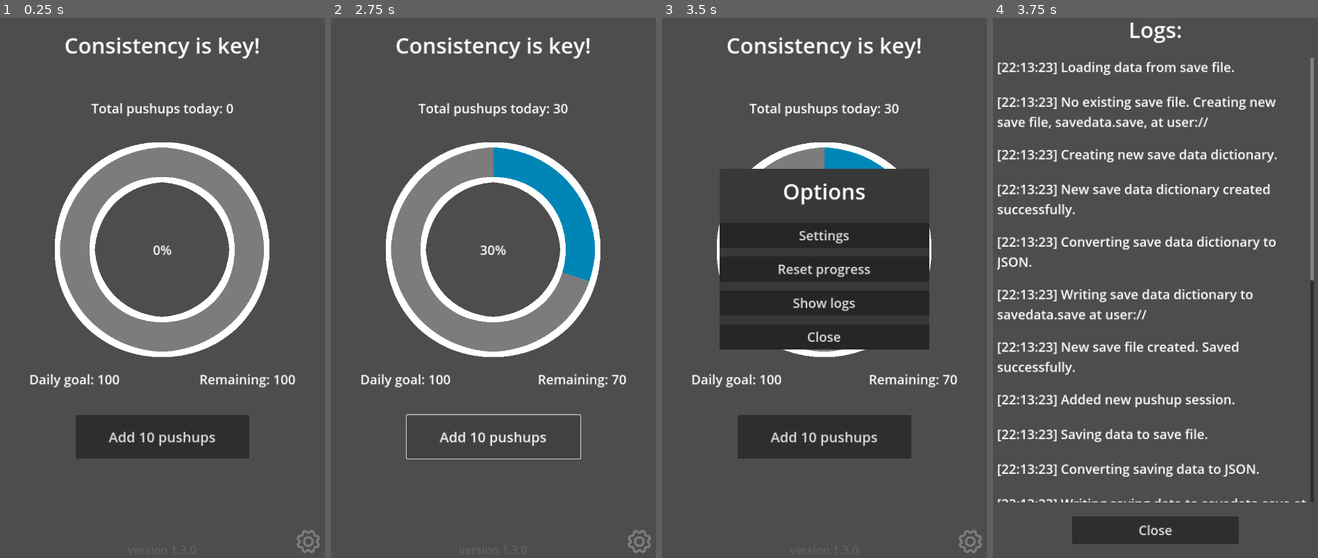
Above: before the commit, frames 1-4 (left to right).
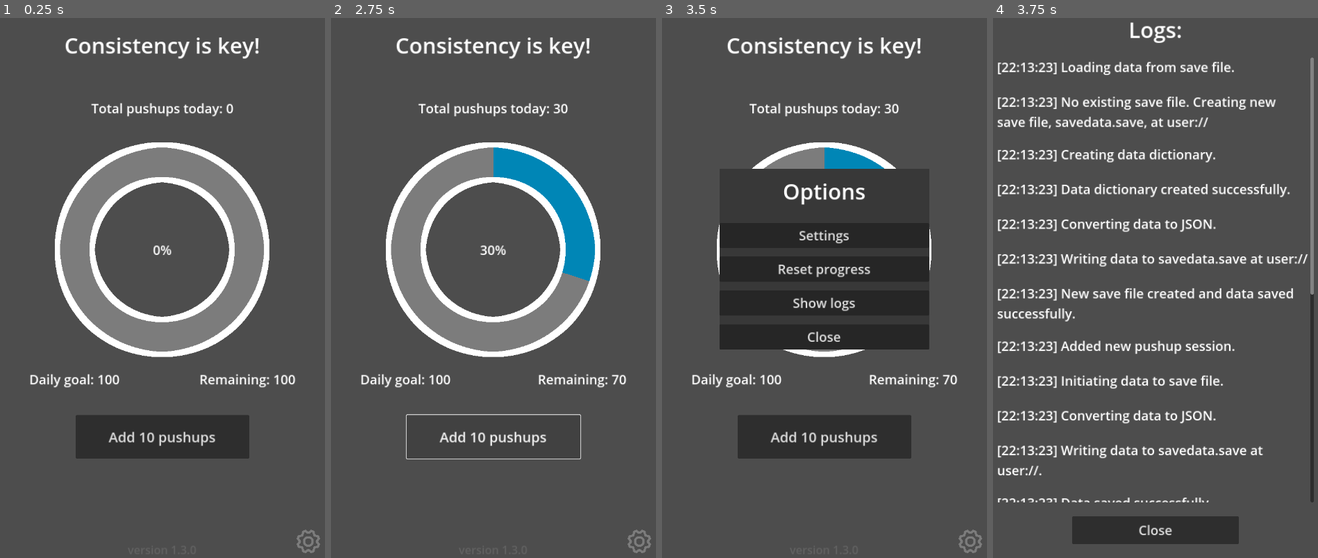
Above: after the commit, the same moments.

Repository: Vandreic/PushupProgression
Game: Godot game, scene res://src/main/main.tscn
Same seed, same stepped clock (60 frames per second), same inputs: the game is played once before the commit and once after it.
Inputs (mouse positions are in pixels of both pictures, inside the frame that each line leads up to):
- Up to frame 1 (0.25 s): no input
- Up to frame 2 (2.75 s): click "Add 10 pushups" at 0.5 s; click "Add 10 pushups" at 1.25 s; click "Add 10 pushups" at 2 s
- Up to frame 3 (3.5 s): click (970, 541) at 2.75 s
- Up to frame 4 (3.75 s): click "Show logs" at 3.5 s

Frames 1-3 are identical in both runs. In frame 4, 11% of the frame differs, in the area x 1-99%, y 24-90%.

Commit message:
Enhanced save system and logging
Optimized save system and improved log messages.

Diff:
--- a/global/global_variables.gd
+++ b/global/global_variables.gd
@@ -37,7 +37,7 @@
 ##
 ## [codeblock]
 ## save_data_dict: {
-##     "user_settings": {
+##     "settings": {
 ##         "daily_pushups_goal": 100,
 ##         "pushups_per_session": 10
 ##     },
@@ -70,10 +70,10 @@
 
 extends Node
 
-## Constant: Main menu scene file path.
+## Main menu scene file path.
 const MAIN_SCENE_PATH: String = "res://src/main/main.tscn"
 
-## Constant: Logging menu scene file path.
+## Logging menu scene file path.
 const LOGGING_MENU_SCENE_PATH: String = "res://src/ui/options_menu/logging_menu/logging_menu.tscn"
 
 ## App running flag [bool].
@@ -95,7 +95,7 @@
 ## Remaining pushup to reach daily goal.
 var remaining_pushups: int = 0
 
-## Save data [Dictionary] to store all progression data.
+## Save data [Dictionary] to store settings and progression data.
 var save_data_dict: Dictionary = {
 	# Stores user settings
 	"settings": {
--- a/src/utilities/save_system.gd
+++ b/src/utilities/save_system.gd
@@ -1,21 +1,21 @@
-	## Save & load progression.
-	##
-	## A save system to save and load progression data. [br][br]
-	## Progression data is saved to a [Dictionary] named [code]save_data_dict[/code]
-	## stored within [GlobalVariables]. [br]
-	## See [method SaveSystem.create_save_data_dict] and
-	## [method SaveSystem.create_save_data_dict_from_saved_data] for more details. [br]
-	##
-	## [br]
-	##
-	## [code]save_data_dict[/code] is converted to JSON and saved to file on system. [br]
-	## File path: [constant SaveSystem.SAVE_GAME_PATH] [br]
-	##
-	## [br]
-	##
-	## Path: [code]res://src/utilities/save_system.gd[/code]
-
-#TODO: Improve loading save data ( Remove load_save_data_dict() )
+## Save & load progression.
+##
+## A save system to save and load progression data. [br]
+##
+## [br]
+##
+## Progression data is stored in [member GlobalVariables.save_data_dict],
+## then converted to JSON format and saved to a file. [br]
+## Save file path: [constant SaveSystem.SAVE_GAME_PATH] [br]
+##
+## [br]
+##
+## See [method create_save_data_dict] and
+## [method save_data] for more details. [br]
+##
+## [br]
+##
+## Path: [code]res://src/utilities/save_system.gd[/code]
 
 
 class_name SaveSystem
@@ -61,6 +61,40 @@
 	var full_log_message: String = timestamp + log_message
 	# Add to logs array
 	GlobalVariables.logs_array.append(full_log_message)
+
+
+## Create save file. [br]
+##
+## [br]
+##
+## Save file path: [constant SaveSystem.SAVE_GAME_PATH] [br]
+func create_save_file() -> void:
+	create_log("No existing save file. \
+	Creating new save file, " + SAVE_FILE + ", at " + SAVE_GAME_PATH)
+
+	# Create new save data dictionary
+	create_save_data_dict()
+
+	# Create new save file
+	var new_save_file = FileAccess.open(SAVE_GAME_PATH + SAVE_FILE, FileAccess.WRITE)
+
+	# Check for file errors
+	if new_save_file == null:
+		# Get error text
+		var error_text: String = get_file_error_message(FileAccess.get_open_error())
+		create_log("Error creating new save file. " + error_text)
+		return
+
+	create_log("Converting data to JSON.")
+	# Convert save data dictionary to JSON
+	var json_string = JSON.stringify(GlobalVariables.save_data_dict, "\t")
+
+	create_log("Writing data to " + SAVE_FILE + " at " + SAVE_GAME_PATH)
+	# Store the save data dictionary as a new line in the save file.
+	new_save_file.store_line(json_string)
+
+	# File saved successfully
+	create_log("New save file created and data saved successfully.")
 
 
 ## Create [Dictionary] for the current day's data.
@@ -81,10 +115,10 @@
 	return day_dict
 
 
-## Create a new [Dictionary] to store progression data and save it to
+## Create [Dictionary] to store current day's progression data and save it to
 ## [member GlobalVariables.save_data_dict].
 func create_save_data_dict() -> void:
-	create_log("Creating new save data dictionary.")
+	create_log("Creating data dictionary.")
 
 	# Get datetime dictionary from system
 	var datetime_dict: Dictionary = Time.get_datetime_dict_from_system()
@@ -97,14 +131,12 @@
 
 	# Create dictionary for calendar
 	var calendar_dict: Dictionary = {}
-
 	# Create dictionary for current year
 	calendar_dict[current_year] = {}
 	# Create dictinary for current month
 	calendar_dict[current_year][current_month] = {}
 	# Create dictinary for current day
 	calendar_dict[current_year][current_month][current_day] = {}
-
 	# Create dictionary for the current day's data
 	calendar_dict[current_year][current_month][current_day] = create_current_day_data_dict()
 
@@ -116,7 +148,7 @@
 	# Save pushups per session
 	GlobalVariables.save_data_dict["settings"]["pushups_per_session"] = GlobalVariables.pushups_per_session
 
-	create_log("New save data dictionary created successfully.")
+	create_log("Data dictionary created successfully.")
 
 
 ## Return an error message as [String] based on [param file_error] value.
@@ -163,7 +195,8 @@
 	return error_info_text
 
 
-## Convert [member GlobalVariables.save_data_dict] to JSON and save it to a file. [br]
+## Save progression. [br][br]
+## Converts [member GlobalVariables.save_data_dict] to JSON and saves it to a file. [br]
 ##
 ## [br]
 ##
@@ -173,7 +206,7 @@
 ##
 ## [b]Note[/b]: When converting to JSON, all data types are transformed into JSON strings.
 func save_data() -> void:
-	create_log("Saving data to save file.")
+	create_log("Initiating data to save file.")
 
 	# Get save file
 	var save_file = FileAccess.open(SAVE_GAME_PATH + SAVE_FILE, FileAccess.WRITE)
@@ -235,18 +268,19 @@
 		# Save timestamp for session
 		GlobalVariables.save_data_dict["calendar"][current_year][current_month][current_day]["sessions"][current_session]["time"] = timestamp
 
-	create_log("Converting saving data to JSON.")
+	create_log("Converting data to JSON.")
 	# Convert save data dictionary to JSON
 	var json_string = JSON.stringify(GlobalVariables.save_data_dict, "\t")
 
-	create_log("Writing saving data to " + SAVE_FILE + " at " + SAVE_GAME_PATH)
+	create_log("Writing data to " + SAVE_FILE + " at " + SAVE_GAME_PATH + ".")
 	# Store the save data dictionary as a new line in the save file
 	save_file.store_line(json_string)
 
-	create_log("Saved data to save file successfully.")
-
-
-## Load saved user settings from save data [param saved_settings_dict].
+	create_log("Data saved successfully.")
+
+
+## Load settings. [br][br]
+## Loads user settings from the provided [param saved_settings_dict]
 func load_settings(saved_settings_dict: Dictionary) -> void:
 	# Load daily pushups goal
 	GlobalVariables.daily_pushups_goal = int(saved_settings_dict["daily_pushups_goal"])
@@ -254,7 +288,7 @@
 	GlobalVariables.pushups_per_session = int(saved_settings_dict["pushups_per_session"])
 
 
-## Load current day's data from save data [param saved_current_day_dict].
+## Load current day's data from the provided [param saved_current_day_dict].
 func load_data_for_current_day(saved_current_day_dict) -> void:
 	# Load remaining pushups
 	GlobalVariables.remaining_pushups = saved_current_day_dict["remaining_pushups"]
@@ -264,122 +298,9 @@
 	GlobalVariables.total_pushups_sessions = int(saved_current_day_dict["sessions"].size())
 
 
-## Load save data (calendar) dictionary [param saved_years_dict] and save it to
-## [member GlobalVariables.save_data_dict]. [br]
-##
-## [br]
-##
-## See [method SaveSystem.load_data] for more details.
-func load_save_data_dict(saved_years_dict: Dictionary) -> void:
-	create_log("Creating save data dictionary from existing saved data.")
-
-	# Get datetime dictionary from system
-	var datetime_dict: Dictionary = Time.get_datetime_dict_from_system()
-	# Get current year number
-	var current_year: int = datetime_dict["year"]
-	# Get current month number
-	var current_month: int = datetime_dict["month"]
-	# Get current day number
-	var current_day: int = datetime_dict["day"]
-
-	# Create dictionary for years
-	var years_dict: Dictionary = {}
-	# Create dictionary for months
-	var months_dict: Dictionary = {}
-	# Create dictionary for days
-	var days_dict: Dictionary = {}
-
-	# Create new dictionary for each year
-	for year in saved_years_dict:
-		years_dict[year] = {}
-
-		# Create new dictionary for each month
-		for month in saved_years_dict[year]:
-			years_dict[year][month] = {}
-
-			# Create new dictionary for each day
-			for day in saved_years_dict[year][month]:
-				years_dict[year][month][day] = {}
-
-				# Get daily goal from saved dictionary
-				var daily_goal: int = saved_years_dict[year][month][day]["daily_pushups_goal"]
-				# Save daily goal to new dictionary
-				years_dict[year][month][day]["daily_pushups_goal"] = daily_goal
-
-				# Get pushups per session
-				var pushups_per_session: int = saved_years_dict[year][month][day]["pushups_per_session"]
-				# Save pushups per session
-				years_dict[year][month][day]["pushups_per_session"] = pushups_per_session
-
-				# Get remaining pushups
-				var remaining_pushups: int = saved_years_dict[year][month][day]["remaining_pushups"]
-				# Save remaining pushups
-				years_dict[year][month][day]["remaining_pushups"] = remaining_pushups
-
-				# Get total pushups
-				var total_pushups_today: int = saved_years_dict[year][month][day]["total_pushups_today"]
-				# Save total pushups
-				years_dict[year][month][day]["total_pushups_today"] = total_pushups_today
-
-				# Create sessions dictionary
-				var sessions_dict: Dictionary = {}
-				# Loop trough each session
-				for session in saved_years_dict[year][month][day]["sessions"]:
-					# Create single session dictionary
-					sessions_dict[session] = {}
-
-					# Get pushups in session
-					var pushups: int = saved_years_dict[year][month][day]["sessions"][session]["pushups"]
-					# Save pushups
-					sessions_dict[session]["pushups"] = pushups
-
-					# Get timestamp in session
-					var time: String = saved_years_dict[year][month][day]["sessions"][session]["time"]
-					# Save timestamp
-					sessions_dict[session]["time"] = time
-
-				# Add sessions dictionary to calendar dictionary
-				years_dict[year][month][day]["sessions"] = sessions_dict
-
-	# Create dictionary if none exist for current year
-	if not saved_years_dict.has(current_year):
-		# Create dictionary for current year
-		years_dict[current_year] = {}
-		# Create dictionary for current month
-		years_dict[current_year][current_month] = {}
-		# Create dictionary for current day
-		years_dict[current_year][current_month][current_day] = {}
-		# Create dictionary for the current day's data.
-		years_dict[current_year][current_month][current_day] = create_current_day_data_dict()
-
-	# Create dictionary if none exist for current month
-	elif not saved_years_dict[current_year].has(current_month):
-		# Create dictionary for current month
-		years_dict[current_year][current_month] = {}
-		# Create dictionary for current day
-		years_dict[current_year][current_month][current_day] = {}
-		# Create dictionary for the current day's data.
-		years_dict[current_year][current_month][current_day] = create_current_day_data_dict()
-
-	# Create dictionary if none exist for current day
-	elif not saved_years_dict[current_year][current_month].has(current_day):
-		# Create dictionary for current day
-		years_dict[current_year][current_month][current_day] = {}
-		# Create dictionary for the current day's data.
-		years_dict[current_year][current_month][current_day] = create_current_day_data_dict()
-
-	# Load saved data, if dictionary for current date exists
-	else:
-		# Load data for current day
-		load_data_for_current_day(years_dict[current_year][current_month][current_day])
-
-	# Save calendar dictionary
-	GlobalVariables.save_data_dict["calendar"] = years_dict
-
-	create_log("Save data dictionary created from existing data successfully.")
-
-
-## Load save data from save file and save as [Dictionary].
+## Load saved progression. [br][br]
+## Load data from save file, convert it to [Dictionary], and store it in
+## [member GlobalVariables.save_data_dict].
 ##
 ## [br]
 ##
@@ -391,34 +312,9 @@
 func load_data() -> void:
 	create_log("Loading data from save file.")
 
-	# Check if save file exists
+	# Create save file, if none exists
 	if not FileAccess.file_exists(SAVE_GAME_PATH + SAVE_FILE):
-		create_log("No existing save file. \
-		Creating new save file, " + SAVE_FILE + ", at " + SAVE_GAME_PATH)
-
-		# Create new save data dictionary
-		create_save_data_dict()
-
-		# Create new save file
-		var new_save_file = FileAccess.open(SAVE_GAME_PATH + SAVE_FILE, FileAccess.WRITE)
-
-		# Check for file errors
-		if new_save_file == null:
-			# Get error text
-			var error_text: String = get_file_error_message(FileAccess.get_open_error())
-			create_log("Error creating new save file. " + error_text)
-			return
-
-		create_log("Converting save data dictionary to JSON.")
-		# Convert save data dictionary to JSON
-		var json_string = JSON.stringify(GlobalVariables.save_data_dict, "\t")
-
-		create_log("Writing save data dictionary to " + SAVE_FILE + " at " + SAVE_GAME_PATH)
-		# Store the save data dictionary as a new line in the save file.
-		new_save_file.store_line(json_string)
-
-		# File saved successfully
-		create_log("New save file created. Saved successfully.")
+		create_save_file()
 		return
 
 	# Load save file
@@ -448,12 +344,12 @@
 		var error_message: String = "JSON Parse Error: " + json.get_error_message()\
 		+ " in " + json_string + " at line " + json.get_error_line()
 
-		create_log("Error converting data to save file. " + error_message)
+		create_log("Error converting data from save file. " + error_message)
 		return
 
 	# If save data is dictionary, create copy
 	if save_file_data is Dictionary:
-		# Get user settings dictionary
+		# Get settings dictionary
 		var settings_dict: Dictionary = save_file_data["settings"]
 		# Load settings
 		load_settings(settings_dict)
@@ -517,16 +413,72 @@
 					# Add sessions dictionary to calendar
 					years_dict[int(year)][int(month)][int(day)]["sessions"] = sessions_dict
 
+		# Get datetime dictionary from system
+		var datetime_dict: Dictionary = Time.get_datetime_dict_from_system()
+		# Get current year number
+		var current_year: int = datetime_dict["year"]
+		# Get current month number
+		var current_month: int = datetime_dict["month"]
+		# Get current day number
+		var current_day: int = datetime_dict["day"]
+
+		# Create dictionary if none exist for current year
+		if not save_file_data["calendar"].has(str(current_year)):
+			# Create dictionary for current year
+			years_dict[current_year] = {}
+			# Create dictionary for current month
+			years_dict[current_year][current_month] = {}
+			# Create dictionary for current day
+			years_dict[current_year][current_month][current_day] = {}
+			# Create dictionary for the current day's data.
+			years_dict[current_year][current_month][current_day] = create_current_day_data_dict()
+
+		# Create dictionary if none exist for current month
+		elif not save_file_data["calendar"][str(current_year)].has(str(current_month)):
+			# Create dictionary for current month
+			years_dict[current_year][current_month] = {}
+			# Create dictionary for current day
+			years_dict[current_year][current_month][current_day] = {}
+			# Create dictionary for the current day's data.
+			years_dict[current_year][current_month][current_day] = create_current_day_data_dict()
+
+		# Create dictionary if none exist for current day
+		elif not save_file_data["calendar"][str(current_year)][str(current_month)].has(str(current_day)):
+			# Create dictionary for current day
+			years_dict[current_year][current_month][current_day] = {}
+			# Create dictionary for the current day's data.
+			years_dict[current_year][current_month][current_day] = create_current_day_data_dict()
+
+		# Load saved data, if dictionary for current date exists
+		else:
+			load_data_for_current_day(years_dict[current_year][current_month][current_day])
+
+		# Save created dictionary to save_data_dict
+		GlobalVariables.save_data_dict["calendar"] = years_dict
 		create_log("Loaded data from save file successfully.")
-		# Load save data dictionary
-		load_save_data_dict(years_dict)
-
-		print(years_dict)
+
+
+## Reset global values. [br]
+##
+## [br]
+##
+## Global values: [member GlobalVariables.total_pushups_today],
+## [member GlobalVariables.total_pushups_sessions], and
+## [member GlobalVariables.remaining_pushups]
+func reset_global_values() -> void:
+	# Reset total pushups
+	GlobalVariables.total_pushups_today = 0
+	# Reset total sessions
+	GlobalVariables.total_pushups_sessions = 0
+	# Reset remaining pushups
+	GlobalVariables.remaining_pushups = 0
 
 
 ## Reset all progression data.
 func reset_data(reset_option: String) -> void:
-	create_log("Resetting data with option: [" + reset_option + "]. This CANNOT be undone!")
+	create_log("Resetting data with option: [" + reset_option + "].\nThis CANNOT be undone!")
+	# Reset global values
+	reset_global_values()
 
 	# Get datetime as dictionary from system
 	var datetime_dict: Dictionary = Time.get_datetime_dict_from_system()
@@ -540,8 +492,6 @@
 	# Check chosen reset option
 	match reset_option:
 		"current_day":
-			# Reset global values
-			reset_global_values()
 			# Reset progression for current day
 			GlobalVariables.save_data_dict["calendar"][current_year][current_month][current_day].clear()
 			# Create sessions dictionary for current date
@@ -549,7 +499,6 @@
 			create_log("Successfully data reset for current day: %s/%s-%s." % [current_day, current_month, current_year])
 
 		"current_month":
-			reset_global_values()
 			GlobalVariables.save_data_dict["calendar"][current_year][current_month].clear()
 			# Create new dictionary for current date
 			GlobalVariables.save_data_dict["calendar"][current_year][current_month][current_day] = {}
@@ -559,7 +508,6 @@
 
 		"current_year":
 			create_log("Resetting saved progression for current year.")
-			reset_global_values()
 			GlobalVariables.save_data_dict["calendar"][current_year].clear()
 			# Create new dictionary for current date
 			GlobalVariables.save_data_dict["calendar"][current_year][current_month] = {}
@@ -570,7 +518,6 @@
 
 		"all":
 			create_log("Resetting all saved progression.")
-			reset_global_values()
 			# Clear saved dictionary
 			GlobalVariables.save_data_dict["calendar"].clear()
 			# Create new dictionary for current date
@@ -586,14 +533,3 @@
 
 	# Save data
 	save_data()
-
-
-## Reset global values.
-func reset_global_values() -> void:
-	# Reset total pushups
-	GlobalVariables.total_pushups_today = 0
-	# Reset total sessions
-	GlobalVariables.total_pushups_sessions = 0
-	# Reset remaining pushups
-	GlobalVariables.remaining_pushups = 0
-	create_log("Global values reset successfully.")
Not shown, changed: README.md
